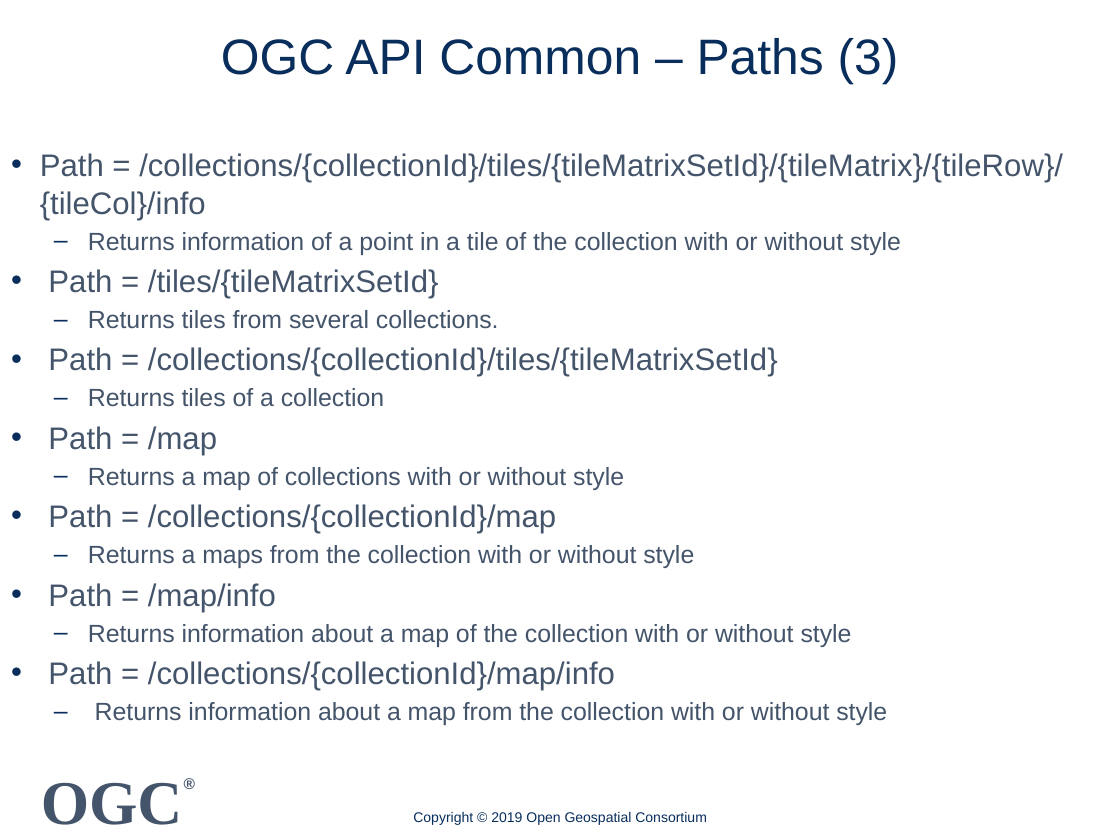
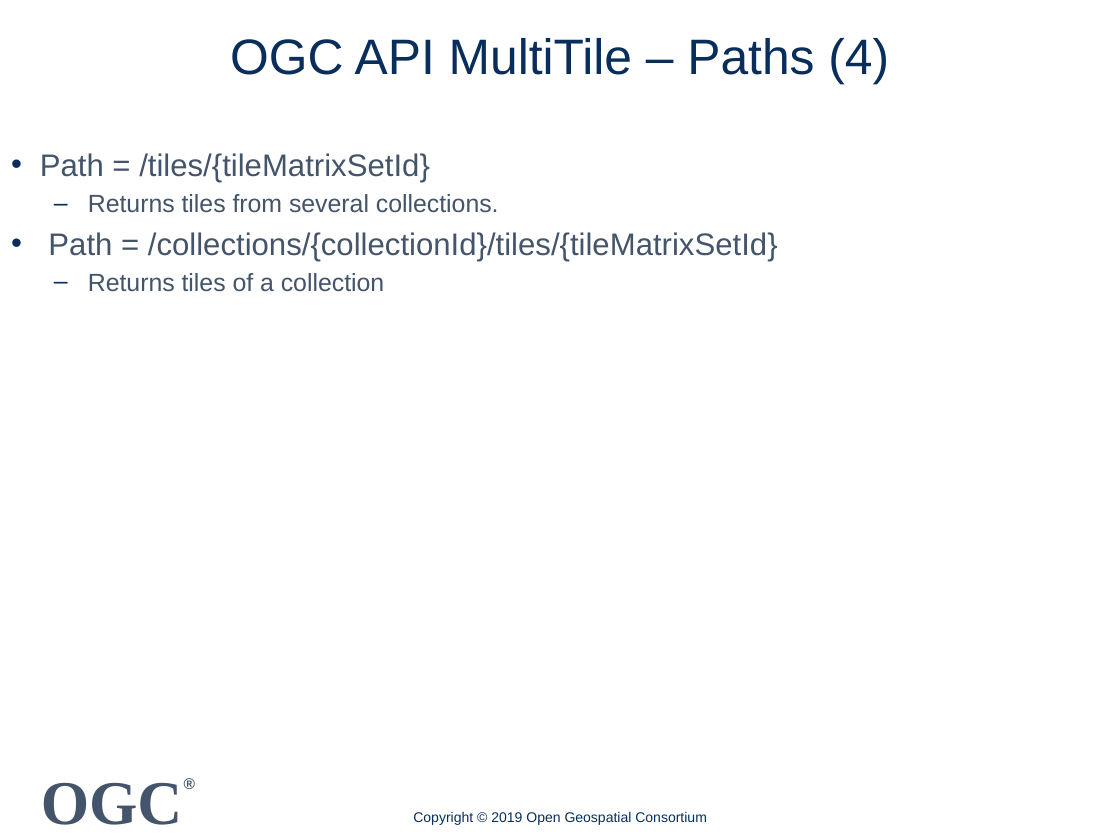
Before and after one commit to spacebel/OGC-API-Hackathon-2019, a slide deck: slide 6 of Presentations/OGC API Map Tiles 20190620.pptx (slide 5 before the commit). Drawn at 1120x840 pixels with LibreOffice and Linux fonts; fonts in the diff are those of the drawing; background and template pictures are left out. Boxes give left, top, right and bottom in pixels: in the first picture for what was removed or moved away, otherwise in the second. Text is boxed around its words. In the diff, an @@ line names an element or a change of style, - is before the commit and + after.

```diff
--- a/Presentations/OGC API Map Tiles 20190620.pptx
+++ b/Presentations/OGC API Map Tiles 20190620.pptx
@@ title at box(230, 38, 889, 85): text changed @@
-OGC API Common – Paths (3)
+OGC API MultiTile – Paths (4)
@@ text at box(40, 153, 1063, 255): paragraphs removed @@
-• Path = /collections/{collectionId}/tiles/{tileMatrixSetId}/{tileMatrix}/{tileRow}/{tileCol}/info
-  – Returns information of a point in a tile of the collection with or without style
@@ text at box(48, 426, 887, 725): paragraphs removed @@
-• Path = /map
-  – Returns a map of collections with or without style
-• Path = /collections/{collectionId}/map
-  – Returns a maps from the collection with or without style
-• Path = /map/info
-  – Returns information about a map of the collection with or without style
-• Path = /collections/{collectionId}/map/info
-  – Returns information about a map from the collection with or without style
```
Also in this commit, not shown: 6 other slides changed, 1 slide added.
